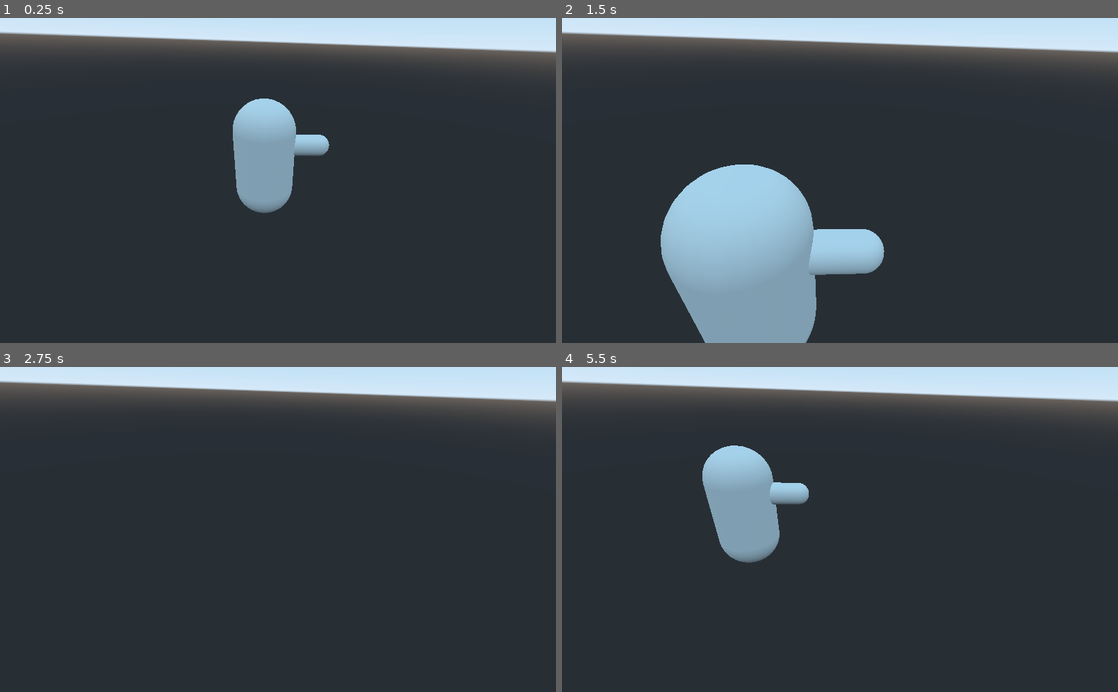
Above: before the commit, frames 1-4 (two rows, left to right).
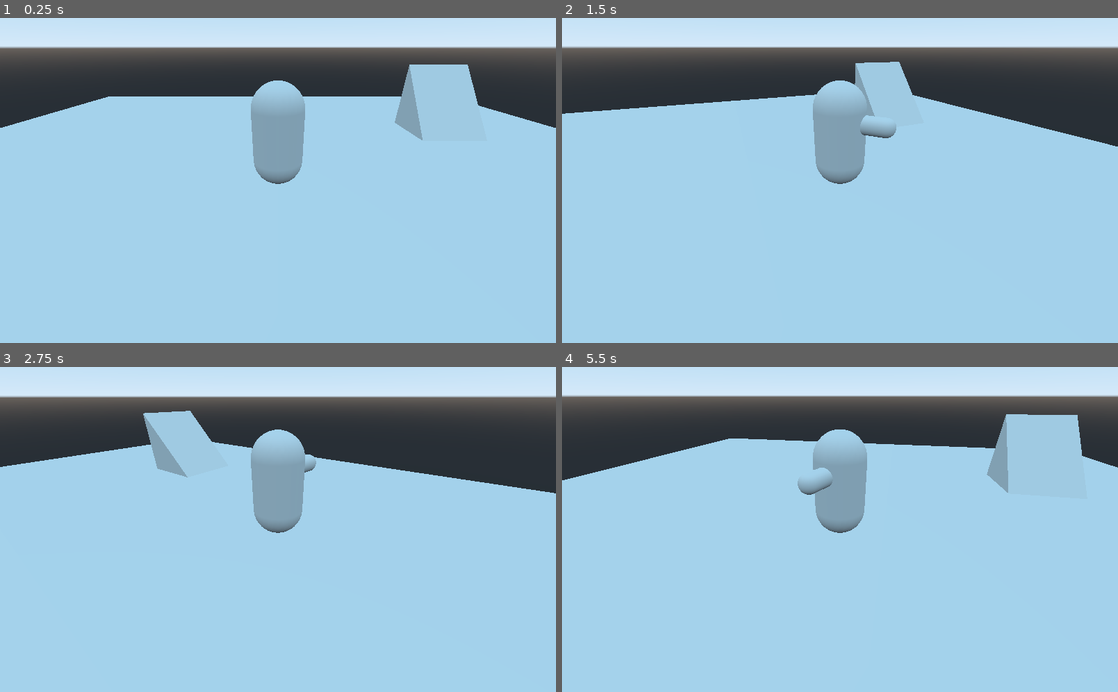
Above: after the commit, the same moments.

Repository: PanLabGameDev/IsoFighter
Game: Godot game, scene res://Game.tscn
The game is run twice, just before and just after one commit, with the same random seed, the same clock (stepped at 60 frames per second) and the same inputs.
Inputs:
- Up to frame 1 (0.25 s): no input
- Up to frame 2 (1.5 s): tap Enter at 0.5 s; hold D 0.53-1.28 s; tap T at 0.6, 1.35 s; tap Space at 0.77 s; hold S from 1.28 s (still down)
- Up to frame 3 (2.75 s): tap Space at 1.52 s; release S at 2.03 s; hold D from 2.03 s (still down); tap Shift at 2.1 s; tap T at 2.3 s
- Up to frame 4 (5.5 s): release D at 2.78 s; hold W 2.78-3.53 s; tap T at 2.85, 3.6, 4.55, 5.1 s; tap Space at 3.02, 3.77, 4.52 s; hold A 3.53-5.03 s; tap Shift at 4.35 s; hold S from 5.03 s (still down)

The runs differ from the first frame. In frame 1, 77% of the frame differs, in the area x 0-100%, y 4-100%; in frame 2, 70%; in frame 3, 75%; in frame 4, 78%.

Commit message:
Change movement and camera.. not for the better

Diff:
--- /dev/null
+++ b/Camera.gd
@@ -0,0 +1,28 @@
+extends Camera
+
+# class member variables go here, for example:
+export var distance = 10.0
+export var height = 5.0
+export var target_path = "/root/Game/Player"
+
+func _ready():
+	# Called every time the node is added to the scene.
+	# Initialization here
+	set_physics_process(true)
+
+	set_as_toplevel(true)
+
+func _physics_process(delta):
+	var target_scene = get_node(target_path)
+	var target = target_scene.get_global_transform().origin
+	var pos = get_global_transform().origin
+	var up = Vector3(0,1,0)
+
+	var offset = pos - target
+
+	offset = offset.normalized()*distance
+	offset.y = height
+
+	pos = target + offset
+
+	look_at_from_position(pos, target, up)
--- a/Game.tscn
+++ b/Game.tscn
@@ -1,12 +1,66 @@
-[gd_scene load_steps=2 format=2]
+[gd_scene load_steps=6 format=2]
 
 [ext_resource path="res://Player/Player.tscn" type="PackedScene" id=1]
+[ext_resource path="res://Ramp.tscn" type="PackedScene" id=2]
+[ext_resource path="res://Camera.gd" type="Script" id=3]
+
+[sub_resource type="PlaneMesh" id=1]
+
+size = Vector2( 40, 40 )
+subdivide_width = 0
+subdivide_depth = 0
+_sections_unfolded = [ "Resource" ]
+
+[sub_resource type="ConvexPolygonShape" id=3]
+
+points = PoolVector3Array( -20, 0, 20, 20, 0, -20, 20, 0, 20, -20, 0, -20 )
 
 [node name="Game" type="Spatial" index="0"]
 
-[node name="Player" parent="." index="0" instance=ExtResource( 1 )]
+[node name="MeshInstance" type="MeshInstance" parent="." index="0"]
 
-[node name="Camera" type="Camera" parent="." index="1"]
+layers = 1
+material_override = null
+cast_shadow = 1
+extra_cull_margin = 0.0
+use_in_baked_light = false
+lod_min_distance = 0.0
+lod_min_hysteresis = 0.0
+lod_max_distance = 0.0
+lod_max_hysteresis = 0.0
+mesh = SubResource( 1 )
+skeleton = NodePath("..")
+material/0 = null
+_sections_unfolded = [ "Geometry", "LOD" ]
+
+[node name="StaticBody" type="StaticBody" parent="MeshInstance" index="0"]
+
+input_ray_pickable = true
+input_capture_on_drag = false
+collision_layer = 1
+collision_mask = 1
+friction = 1.0
+bounce = 0.0
+constant_linear_velocity = Vector3( 0, 0, 0 )
+constant_angular_velocity = Vector3( 0, 0, 0 )
+_sections_unfolded = [ "Collision", "Transform", "Visibility" ]
+
+[node name="CollisionShape2" type="CollisionShape" parent="MeshInstance/StaticBody" index="0"]
+
+shape = SubResource( 3 )
+disabled = false
+
+[node name="Player" parent="." index="1" instance=ExtResource( 1 )]
+
+transform = Transform( -4.37114e-008, 0, 1, 0, 1, 0, -1, 0, -4.37114e-008, 0, 0, 0 )
+_sections_unfolded = [ "Collision", "collision" ]
+
+[node name="Ramp" parent="." index="2" instance=ExtResource( 2 )]
+
+transform = Transform( 1, 0, 0, 0, 1, 0, 0, 0, 1, 7, 0, 11 )
+_sections_unfolded = [ "Axis Lock", "Collision", "collision" ]
+
+[node name="Camera" type="Camera" parent="." index="3"]
 
 transform = Transform( -0.0496073, 0.51281, -0.857068, 0.029632, 0.858502, 0.511953, 0.998329, 0, -0.0577835, -7.13507, 5.45894, 0 )
 keep_aspect = 1
@@ -16,8 +70,12 @@
 v_offset = 0.0
 doppler_tracking = 0
 projection = 0
-current = false
-fov = 70.0
+current = true
+fov = 70.3125
 size = 1.0
 near = 0.05
 far = 100.0
+script = ExtResource( 3 )
+distance = 10.0
+height = 5.0
+target_path = "/root/Game/Player"
--- a/Player/Player.gd
+++ b/Player/Player.gd
@@ -3,12 +3,101 @@
 var movement = Vector3()
 var speed = 0.1
 
+
+const SPEED = 6
+const ACCELERATION = 3
+const DE_ACCELERATION = 5
+var velocity = Vector3()
+#var dir = Vector3()
+#var is_moving = false
+var gravity = -9.8
+var camera
+var skip_echo = false
+
+func _ready():
+	camera = get_node("/root/Game/Camera").get_global_transform()
+
 func _physics_process(delta):
-	move_and_collide(movement.normalized() * speed)
+#	move_and_collide(movement.normalized() * speed)
 
-func _input(event):
-	if event.is_echo():
+	var dir = Vector3()
+
+	var is_moving = false
+	if(Input.is_key_pressed(KEY_W)):
+		dir += -camera.basis[2]
+		is_moving = true
+	if(Input.is_key_pressed(KEY_S)):
+		dir += camera.basis[2]
+		is_moving = true
+	if(Input.is_key_pressed(KEY_A)):
+		dir += -camera.basis[0]
+		is_moving = true
+	if(Input.is_key_pressed(KEY_D)):
+		dir += camera.basis[0]
+		is_moving = true
+
+	dir.y = 0
+	dir = dir.normalized()
+
+	velocity.y += delta * gravity
+
+	var hv = velocity
+	hv.y = 0
+
+	var new_pos = dir * SPEED
+	var accel = DE_ACCELERATION
+
+	if (dir.dot(hv) > 0):
+		accel = ACCELERATION
+
+	hv = hv.linear_interpolate(new_pos, accel * delta)
+
+	velocity.x = hv.x
+	velocity.z = hv.z
+
+	velocity = move_and_slide(velocity, Vector3(0,1,0))
+
+	if is_moving:
+
+		# Rotate the player to direction
+		var angle = atan2(hv.x, hv.z)
+
+		var char_rot = self.get_rotation()
+
+		char_rot.y = angle
+		self.set_rotation(char_rot)
+
+#	var speed = hv.length() / SPEED
+
+
+func _input2(event):
+	var dir = Vector3()
+	var is_moving = false
+
+
+	# its better to process the echos, otherwise input is lost if pressed multible keys at once
+	if skip_echo and event.is_echo():
 		return
+
+	if event is InputEventKey and event.is_pressed():
+		match event.scancode:
+			KEY_W:
+				dir += -camera.basis[2]
+				is_moving = true
+			KEY_S:
+				dir += camera.basis[2]
+				is_moving = true
+			KEY_A:
+				dir += -camera.basis[0]
+				is_moving = true
+			KEY_D:
+				dir += camera.basis[0]
+				is_moving = true
+
+	if is_moving:
+		dir.y = 0
+		dir = dir.normalized()
+
 
 	if event is InputEventKey:
 		match event.scancode:
@@ -20,3 +109,6 @@
 				movement.x = 1 if event.is_pressed() else 0
 			KEY_D:
 				movement.x = -1 if event.is_pressed() else 0
+			KEY_T:
+				if event.is_pressed():
+					skip_echo = !skip_echo
--- a/Player/Player.tscn
+++ b/Player/Player.tscn
@@ -5,6 +5,8 @@
 
 [node name="Player" index="0" instance=ExtResource( 1 )]
 
+transform = Transform( 1, 0, 0, 0, 1, 0, 0, 0, 1, 0, 0.183352, 0 )
+
 [node name="InputProcessor" type="Node" parent="." index="2"]
 
 script = ExtResource( 2 )
--- /dev/null
+++ b/Ramp.tscn
@@ -0,0 +1,52 @@
+[gd_scene load_steps=3 format=2]
+
+[sub_resource type="ConvexPolygonShape" id=1]
+
+points = PoolVector3Array( 0, 0, 4, 0, 0, 0, 4, 4, 0, 4, 4, 4, 4, 0, 4, 4, 0, 0 )
+_sections_unfolded = [ "Resource" ]
+
+[sub_resource type="PrismMesh" id=2]
+
+left_to_right = 1.0
+size = Vector3( 4, 4, 4 )
+subdivide_width = 0
+subdivide_height = 0
+subdivide_depth = 0
+
+[node name="Ramp" type="KinematicBody" index="0"]
+
+input_ray_pickable = true
+input_capture_on_drag = false
+collision_layer = 1
+collision_mask = 1
+axis_lock_linear_x = false
+axis_lock_linear_y = false
+axis_lock_linear_z = false
+axis_lock_angular_x = false
+axis_lock_angular_y = false
+axis_lock_angular_z = false
+collision/safe_margin = 0.001
+
+[node name="CollisionShape" type="CollisionShape" parent="." index="0"]
+
+transform = Transform( 1, 0, 0, 0, 1, 0, 0, 0, 1, -2, 0, -2 )
+shape = SubResource( 1 )
+disabled = false
+_sections_unfolded = [ "Transform" ]
+
+[node name="MeshInstance" type="MeshInstance" parent="." index="1"]
+
+transform = Transform( 1, 0, 0, 0, 1, 0, 0, 0, 1, 0, 2, 0 )
+layers = 1
+material_override = null
+cast_shadow = 1
+extra_cull_margin = 0.0
+use_in_baked_light = false
+lod_min_distance = 0.0
+lod_min_hysteresis = 0.0
+lod_max_distance = 0.0
+lod_max_hysteresis = 0.0
+mesh = SubResource( 2 )
+skeleton = NodePath("..")
+material/0 = null
+_sections_unfolded = [ "Transform" ]
